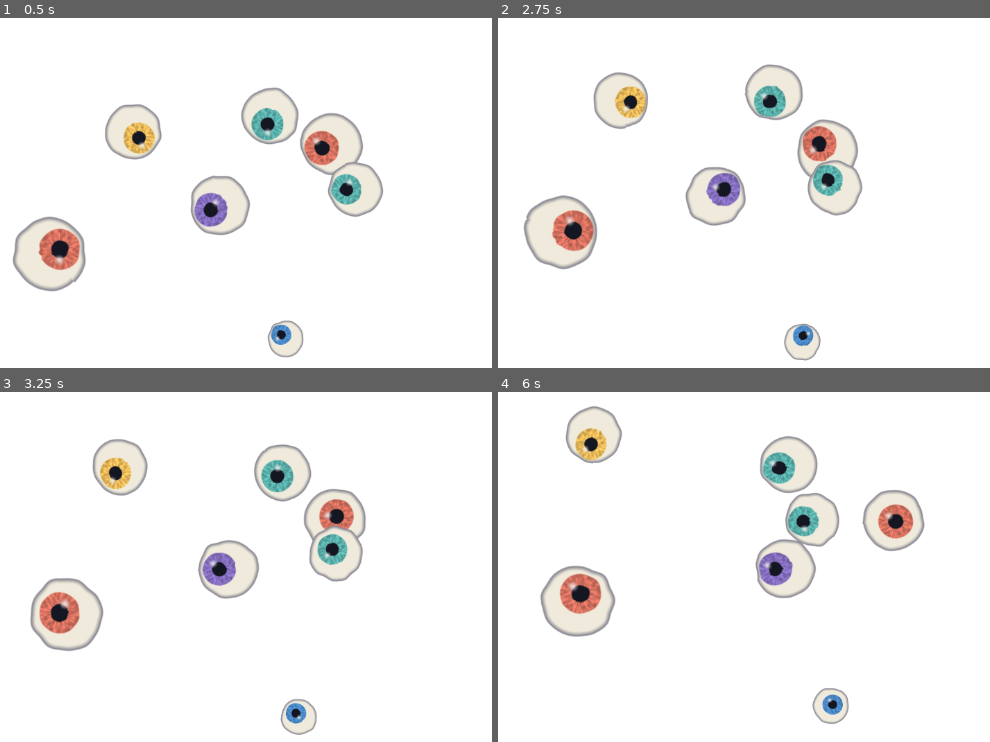
Above: before the commit, frames 1-4 (two rows, left to right).
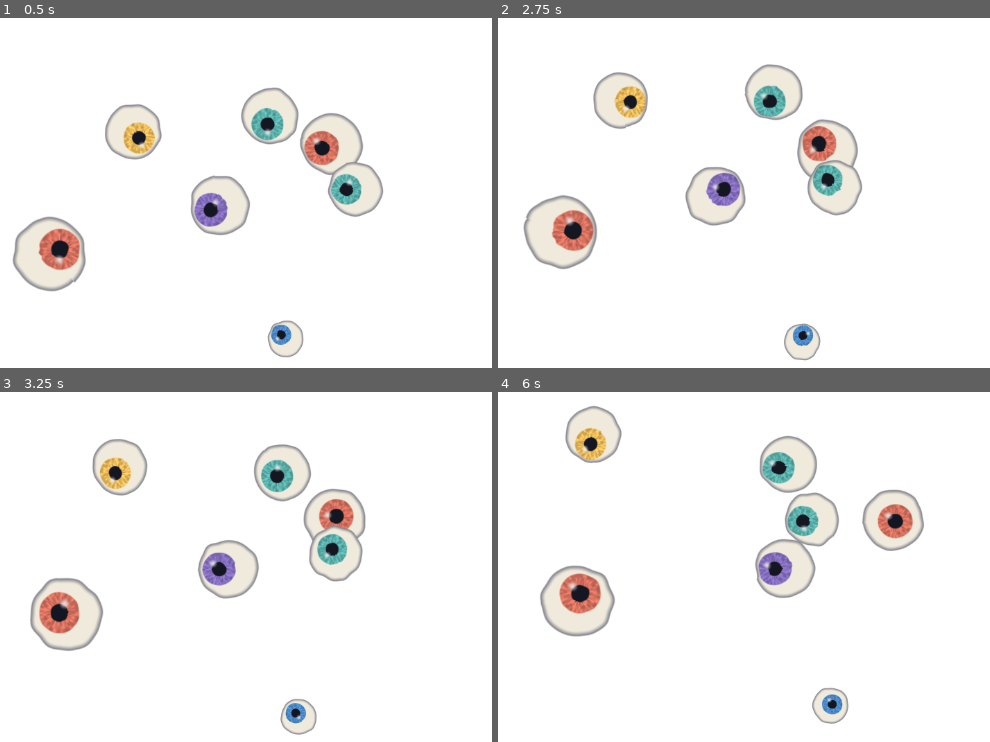
Above: after the commit, the same moments.

Repository: Luan-vP/godot-project-1
Game: Godot game, scene res://features/fluid/demo/fluid_demo.tscn
Two runs of this game, one before a commit and one after it. Both use one fixed random seed, a clock stepped at 60 frames per second and the inputs below.
Inputs (mouse positions are in pixels of both pictures, inside the frame that each line leads up to):
- Up to frame 1 (0.5 s): no input
- Up to frame 2 (2.75 s): tap Enter at 0.5 s; move the mouse to (862, 207) at 0.52 s; tap R at 0.6, 2.3 s; click (862, 207) at 0.67 s; tap Space at 0.77 s; drag from (527, 252) to (645, 319) at 1.27 s; move the mouse to (768, 130) at 2.02 s; hold Shift from 2.03 s (still down); click (768, 130) at 2.17 s
- Up to frame 3 (3.25 s): release Shift at 2.75 s; drag from (147, 693) to (outside the picture) at 2.77 s
- Up to frame 4 (6 s): move the mouse to (926, 672) at 3.52 s; tap Ctrl at 3.6 s; click (926, 672) at 3.67 s; tap Space at 3.77 s; tap R at 3.8, 5.1 s; drag from (outside the picture) to (566, 493) at 4.27 s; move the mouse to (729, 605) at 5.02 s; click (729, 605) at 5.17 s; drag from (566, 493) to (527, 626) at 5.77 s

Frame 1 is identical in both runs. In frame 2, less than 0.1% of the frame differs, in the area x 13-74%, y 21-97%; in frame 3, 0.1%; in frame 4, 0.8%, in the area x 8-87%, y 4-95%.

Commit message:
Fix reset, retention and splat integration
Three findings from review, all real.

reset() did nothing. It set CLEAR_MODE_ONCE on every target, but each pass
repaints its target in full from its source in the same frame, and each
source is cleared later in the nested chain — so the old field was simply
redrawn and R never emptied the tank. The same mistake defeated the
first-frame guard against uninitialised target memory, which was the other
reason that code existed.

Every pass now takes a `blank` uniform and writes zeros while it is held.
One frame is enough because the whole chain blanks together, so the next
frame reads zeros from all of its sources. Writing zeros rather than
multiplying by a gate also survives a NaN, which multiplying would not.

Retention was a fixed per-frame multiplier on a variable time step, so the
water's lifetime depended on the display: dye left 0.994^30 = 0.835 after a
second at 30 fps but 0.994^144 = 0.421 at 144. It is now a fraction per
second raised to the step. The exported defaults are restated in those
units, and FluidConfig.retention_over is a pure function so the property
can be tested rather than reasoned about.

Splats were scaled by the rendered frame's step, but the queue is filled
from _physics_process and flushed on render. At 120 fps over 60 Hz physics
only half the frames carried a submission, each scaled by the shorter render
step; at 30 fps two submissions arrived per frame and each was scaled by the
full step, roughly doubling. add_velocity_impulse and add_paint now take the
caller's own duration and submit an already-integrated quantity, and the
shaders no longer scale splats by the time step.

Co-Authored-By: Claude Opus 5 <noreply@anthropic.com>
Claude-Session: https://claude.ai/code/session_01WFaF2t8c89pfDE1SPnspj2

Diff:
--- a/features/fluid/demo/fluid_demo.gd
+++ b/features/fluid/demo/fluid_demo.gd
@@ -15,6 +15,9 @@
 
 const STIR_RADIUS := 110.0
 const PAINT_RATE := 3.2
+
+## Pigment density dropped in at startup, as a one-shot rather than a rate.
+const SEED_DENSITY := 1.6
 
 var _simulation: FluidSimulation
 var _last_mouse: Vector2 = Vector2.ZERO
@@ -49,7 +52,7 @@
 	# A tank that starts as flat colour looks like a bug. Seed it.
 	for i in SEED_BLOBS:
 		var where := Vector2(randf(), randf()) * extent
-		_simulation.add_paint(where, _palette[i % _palette.size()], 90.0, 150.0)
+		_simulation.add_paint(where, _palette[i % _palette.size()], SEED_DENSITY, 150.0, 1.0)
 
 	_last_mouse = get_global_mouse_position()
 
@@ -63,8 +66,8 @@
 	if delta <= 0.0 or motion.length() < 0.5:
 		return
 	var color := _palette[int(Time.get_ticks_msec() / 900) % _palette.size()]
-	_simulation.add_velocity_impulse(mouse, motion / delta * STIR_GAIN, STIR_RADIUS)
-	_simulation.add_paint(mouse, color, PAINT_RATE, STIR_RADIUS * 0.6)
+	_simulation.add_velocity_impulse(mouse, motion / delta * STIR_GAIN, STIR_RADIUS, delta)
+	_simulation.add_paint(mouse, color, PAINT_RATE, STIR_RADIUS * 0.6, delta)
 
 
 func _unhandled_key_input(event: InputEvent) -> void:
--- a/features/fluid/fluid_body.gd
+++ b/features/fluid/fluid_body.gd
@@ -70,9 +70,9 @@
 		_contain()
 
 	if wake_strength > 0.0:
-		_simulation.add_velocity_impulse(global_position, slip * wake_strength, wake_radius)
+		_simulation.add_velocity_impulse(global_position, slip * wake_strength, wake_radius, delta)
 	if paint_amount > 0.0:
-		_simulation.add_paint(global_position, paint_color, paint_amount, paint_radius)
+		_simulation.add_paint(global_position, paint_color, paint_amount, paint_radius, delta)
 
 
 ## The drift law, kept pure so it can be checked on its own: pull the body
--- a/features/fluid/fluid_config.gd
+++ b/features/fluid/fluid_config.gd
@@ -24,11 +24,15 @@
 @export var world_size: Vector2 = Vector2(1920.0, 1080.0)
 
 @export_group("Motion")
-## Per-step velocity retention. Below ~0.99 the water goes still very fast.
-@export_range(0.9, 1.0, 0.0005) var velocity_dissipation: float = 0.997
+## Fraction of the velocity field surviving one [b]second[/b]. Applied as
+## pow(value, delta) each step, so the water slows at the same rate whatever
+## the frame rate — a fixed per-frame multiplier ties fluid lifetime to the
+## monitor's refresh.
+@export_range(0.0, 1.0, 0.005) var velocity_dissipation: float = 0.84
 
-## Per-step pigment retention. This is what stops the tank silting up.
-@export_range(0.9, 1.0, 0.0005) var dye_dissipation: float = 0.994
+## Fraction of the pigment surviving one second. This is what stops the tank
+## silting up.
+@export_range(0.0, 1.0, 0.005) var dye_dissipation: float = 0.70
 
 ## How hard energy is pushed back into existing swirls. Zero gives smooth,
 ## syrupy drift; high values give a churning, restless medium.
@@ -67,3 +71,11 @@
 ## Size of one simulation cell in world pixels.
 func cell_size() -> Vector2:
 	return world_size / float(maxi(simulation_resolution, 1))
+
+
+## Fraction of a field surviving a step of [param delta] seconds, given a
+## per-second retention. Kept separate and pure because the alternative — a
+## fixed multiplier per frame — decays at wildly different rates on a 30 Hz
+## and a 144 Hz display, and that is not visible by reading the shader.
+static func retention_over(per_second: float, delta: float) -> float:
+	return pow(clampf(per_second, 0.0, 1.0), maxf(delta, 0.0))
--- a/features/fluid/fluid_pass.gd
+++ b/features/fluid/fluid_pass.gd
@@ -49,8 +49,3 @@
 
 func set_param(param_name: String, value: Variant) -> void:
 	material.set_shader_parameter(param_name, value)
-
-
-## Blank the render target on the next frame, dropping accumulated state.
-func clear_target() -> void:
-	viewport.render_target_clear_mode = SubViewport.CLEAR_MODE_ONCE
--- a/features/fluid/fluid_simulation.gd
+++ b/features/fluid/fluid_simulation.gd
@@ -43,6 +43,11 @@
 
 ## Pressure relaxation needs at least two targets to ping-pong between.
 const MIN_PRESSURE_PASSES := 2
+
+## Frames the chain is forced to write zeros for when emptying. One is enough:
+## every pass blanks in the same frame, so the next frame reads zeros from all
+## of its sources.
+const BLANK_FRAMES := 1
 
 ## How the tank moves. A default is created if none is assigned.
 @export var config: FluidConfig
@@ -67,6 +72,8 @@
 var _dye_paints: Array[Vector4] = []
 var _dye_weights: Array[float] = []
 var _elapsed: float = 0.0
+var _blank_frames: int = 0
+var _blanking: bool = false
 var _frames_to_readback: int = 1
 var _built: bool = false
 
@@ -87,10 +94,18 @@
 	_elapsed += delta
 	# Cheap, and it means moving the tank node is not a silent footgun.
 	_field.configure_world(get_world_rect(), config.cell_size())
+	_update_blanking()
 	var step := minf(delta, config.max_time_step)
 	_velocity.set_param("time_step", step)
 	_velocity.set_param("elapsed", _elapsed)
 	_dye_advect.set_param("time_step", step)
+	# Retention has to be recomputed per step: the solve runs once per rendered
+	# frame with a variable delta, so a fixed multiplier would decay far faster
+	# at 144 fps than at 30.
+	_velocity.set_param(
+		"dissipation", FluidConfig.retention_over(config.velocity_dissipation, step)
+	)
+	_dye_advect.set_param("dissipation", FluidConfig.retention_over(config.dye_dissipation, step))
 	_flush_splats()
 	_read_back()
 
@@ -124,15 +139,21 @@
 	return null if not _built else _project.texture()
 
 
-## Push the fluid. [param world_acceleration] is in pixels/second^2 and
-## [param radius_pixels] is the Gaussian falloff of the push.
+## Push the fluid. [param world_acceleration] is in pixels/second^2, applied
+## for [param duration] seconds, and [param radius_pixels] is the Gaussian
+## falloff of the push.
+##
+## Pass the [b]caller's own[/b] delta as the duration, never the rendered
+## frame's. The queue is filled from physics and flushed on render, so scaling
+## by the render step would under-integrate when rendering outruns physics and
+## double-count when it lags.
 func add_velocity_impulse(
-	world_position: Vector2, world_acceleration: Vector2, radius_pixels: float
+	world_position: Vector2, world_acceleration: Vector2, radius_pixels: float, duration: float
 ) -> void:
-	if not _built:
+	if not _built or duration <= 0.0:
 		return
 	var uv := _field.world_to_uv(world_position)
-	var cells := _field.world_to_cell_velocity(world_acceleration)
+	var cells := _field.world_to_cell_velocity(world_acceleration * duration)
 	var radius := _radius_to_uv(radius_pixels)
 	_push_splat(
 		_velocity_slots,
@@ -144,11 +165,16 @@
 	)
 
 
-## Deposit pigment. [param amount] is density laid down per second, so a body
-## that sits still keeps staining the water under it.
-func add_paint(world_position: Vector2, color: Color, amount: float, radius_pixels: float) -> void:
-	if not _built or amount <= 0.0:
-		return
+## Deposit pigment. [param amount] is density laid down per second, applied for
+## [param duration] seconds, so a body that sits still keeps staining the water
+## under it. As with [method add_velocity_impulse], the duration is the
+## caller's own delta.
+func add_paint(
+	world_position: Vector2, color: Color, amount: float, radius_pixels: float, duration: float
+) -> void:
+	if not _built or amount <= 0.0 or duration <= 0.0:
+		return
+	var deposited := amount * duration
 	var uv := _field.world_to_uv(world_position)
 	var radius := _radius_to_uv(radius_pixels)
 	_push_splat(
@@ -156,17 +182,21 @@
 		_dye_paints,
 		_dye_weights,
 		Vector4(uv.x, uv.y, radius, 1.0),
-		Vector4(color.r, color.g, color.b, amount),
-		amount * radius
+		Vector4(color.r, color.g, color.b, deposited),
+		deposited * radius
 	)
 
 
 ## Blank the tank: velocity, pressure and pigment all go back to rest.
+##
+## Clearing the render targets does not do this. Every pass repaints its target
+## in full from its source in the same frame, and each source is cleared later
+## in the nested chain, so the old field is simply redrawn. The chain has to be
+## told to write zeros instead.
 func reset() -> void:
 	if not _built:
 		return
-	for step in _chain:
-		step.clear_target()
+	_blank_frames = BLANK_FRAMES
 	_field.clear()
 	_elapsed = 0.0
 
@@ -178,6 +208,16 @@
 	var mode := SubViewport.UPDATE_ALWAYS if simulating else SubViewport.UPDATE_DISABLED
 	for step in _chain:
 		step.viewport.render_target_update_mode = mode
+
+
+func _update_blanking() -> void:
+	var wanted := _blank_frames > 0
+	if wanted != _blanking:
+		_blanking = wanted
+		for step in _chain:
+			step.set_param("blank", _blanking)
+	if _blank_frames > 0:
+		_blank_frames -= 1
 
 
 func _build() -> void:
@@ -212,7 +252,7 @@
 	_wire()
 	# Targets are never cleared during the solve, so their first-frame contents
 	# would otherwise be whatever the driver left there — and a single NaN in a
-	# field that feeds itself never washes out.
+	# field that feeds itself never washes out. Blanking writes real zeros.
 	reset()
 
 
@@ -223,7 +263,6 @@
 	# Advection reads last frame's projected field: that loop is the time step.
 	_velocity.set_param("velocity_tex", _project.texture())
 	_velocity.set_param("texel_size", texel)
-	_velocity.set_param("dissipation", config.velocity_dissipation)
 	_velocity.set_param("vorticity_strength", config.vorticity)
 	_velocity.set_param("ambient_strength", config.ambient_current)
 	_velocity.set_param("ambient_scale", config.ambient_scale)
@@ -249,7 +288,6 @@
 	_dye_advect.set_param("velocity_tex", _project.texture())
 	_dye_advect.set_param("dye_tex", _dye_store.texture())
 	_dye_advect.set_param("texel_size", texel)
-	_dye_advect.set_param("dissipation", config.dye_dissipation)
 	_dye_advect.set_param("splat_aspect", aspect)
 
 	_dye_store.set_param("source_tex", _dye_advect.texture())
--- a/features/fluid/shaders/copy.gdshader
+++ b/features/fluid/shaders/copy.gdshader
@@ -7,6 +7,17 @@
 
 uniform sampler2D source_tex : filter_linear, repeat_disable, hint_default_black;
 
+// Held true for one frame to empty the tank. Clearing the render targets
+// cannot do this: every pass repaints from its source in the same frame,
+// and sources are cleared later in the nested chain, so the old field
+// survives. Writing zeros here also makes the first frame well-defined
+// without trusting whatever the driver left in the target.
+uniform bool blank = false;
+
 void fragment() {
 	COLOR = texture(source_tex, UV);
+
+	if (blank) {
+		COLOR = vec4(0.0);
+	}
 }
--- a/features/fluid/shaders/divergence.gdshader
+++ b/features/fluid/shaders/divergence.gdshader
@@ -7,6 +7,13 @@
 
 uniform sampler2D velocity_tex : filter_linear, repeat_disable, hint_default_black;
 uniform vec2 texel_size = vec2(1.0 / 256.0);
+
+// Held true for one frame to empty the tank. Clearing the render targets
+// cannot do this: every pass repaints from its source in the same frame,
+// and sources are cleared later in the nested chain, so the old field
+// survives. Writing zeros here also makes the first frame well-defined
+// without trusting whatever the driver left in the target.
+uniform bool blank = false;
 
 void fragment() {
 	vec2 centre = texture(velocity_tex, UV).xy;
@@ -29,4 +36,8 @@
 	}
 
 	COLOR = vec4(0.5 * ((right - left) + (top - bottom)), 0.0, 0.0, 1.0);
+
+	if (blank) {
+		COLOR = vec4(0.0);
+	}
 }
--- a/features/fluid/shaders/dye.gdshader
+++ b/features/fluid/shaders/dye.gdshader
@@ -13,6 +13,13 @@
 uniform sampler2D dye_tex : filter_linear, repeat_disable, hint_default_black;
 uniform vec2 texel_size = vec2(1.0 / 256.0);
 uniform float time_step = 0.0166;
+
+// Held true for one frame to empty the tank. Clearing the render targets
+// cannot do this: every pass repaints from its source in the same frame,
+// and sources are cleared later in the nested chain, so the old field
+// survives. Writing zeros here also makes the first frame well-defined
+// without trusting whatever the driver left in the target.
+uniform bool blank = false;
 uniform float dissipation = 0.994;
 uniform float max_density = 6.0;
 
@@ -22,7 +29,8 @@
 
 // xy = centre in UV space, z = radius in tank heights, w = 1.0 while in use.
 uniform vec4 splats[16];
-// rgb = pigment, a = deposition rate in density/second.
+// rgb = pigment, a = an already-integrated density (rate times the
+// submitter's own duration), so it must NOT be scaled by the time step.
 uniform vec4 splat_paint[16];
 
 void fragment() {
@@ -38,9 +46,13 @@
 		vec2 offset = (UV - splats[i].xy) * splat_aspect;
 		float radius = max(splats[i].z, 1e-4);
 		float falloff = exp(-dot(offset, offset) / (radius * radius));
-		float deposited = splat_paint[i].a * falloff * time_step;
+		float deposited = splat_paint[i].a * falloff;
 		dye += vec4(splat_paint[i].rgb * deposited, deposited);
 	}
 
 	COLOR = clamp(dye, vec4(0.0), vec4(max_density));
+
+	if (blank) {
+		COLOR = vec4(0.0);
+	}
 }
--- a/features/fluid/shaders/pressure.gdshader
+++ b/features/fluid/shaders/pressure.gdshader
@@ -10,6 +10,13 @@
 uniform sampler2D divergence_tex : filter_linear, repeat_disable, hint_default_black;
 uniform vec2 texel_size = vec2(1.0 / 256.0);
 
+// Held true for one frame to empty the tank. Clearing the render targets
+// cannot do this: every pass repaints from its source in the same frame,
+// and sources are cleared later in the nested chain, so the old field
+// survives. Writing zeros here also makes the first frame well-defined
+// without trusting whatever the driver left in the target.
+uniform bool blank = false;
+
 void fragment() {
 	float right = texture(pressure_tex, UV + vec2(texel_size.x, 0.0)).x;
 	float left = texture(pressure_tex, UV - vec2(texel_size.x, 0.0)).x;
@@ -18,4 +25,8 @@
 	float divergence = texture(divergence_tex, UV).x;
 
 	COLOR = vec4((left + right + bottom + top - divergence) * 0.25, 0.0, 0.0, 1.0);
+
+	if (blank) {
+		COLOR = vec4(0.0);
+	}
 }
--- a/features/fluid/shaders/project.gdshader
+++ b/features/fluid/shaders/project.gdshader
@@ -7,6 +7,13 @@
 uniform sampler2D velocity_tex : filter_linear, repeat_disable, hint_default_black;
 uniform sampler2D pressure_tex : filter_linear, repeat_disable, hint_default_black;
 uniform vec2 texel_size = vec2(1.0 / 256.0);
+
+// Held true for one frame to empty the tank. Clearing the render targets
+// cannot do this: every pass repaints from its source in the same frame,
+// and sources are cleared later in the nested chain, so the old field
+// survives. Writing zeros here also makes the first frame well-defined
+// without trusting whatever the driver left in the target.
+uniform bool blank = false;
 
 void fragment() {
 	float right = texture(pressure_tex, UV + vec2(texel_size.x, 0.0)).x;
@@ -22,4 +29,8 @@
 	velocity *= min(inside.x, inside.y);
 
 	COLOR = vec4(velocity, 0.0, 1.0);
+
+	if (blank) {
+		COLOR = vec4(0.0);
+	}
 }
--- a/features/fluid/shaders/velocity.gdshader
+++ b/features/fluid/shaders/velocity.gdshader
@@ -13,6 +13,13 @@
 uniform sampler2D velocity_tex : filter_linear, repeat_disable, hint_default_black;
 uniform vec2 texel_size = vec2(1.0 / 256.0);
 uniform float time_step = 0.0166;
+
+// Held true for one frame to empty the tank. Clearing the render targets
+// cannot do this: every pass repaints from its source in the same frame,
+// and sources are cleared later in the nested chain, so the old field
+// survives. Writing zeros here also makes the first frame well-defined
+// without trusting whatever the driver left in the target.
+uniform bool blank = false;
 uniform float dissipation = 0.997;
 uniform float vorticity_strength = 24.0;
 
@@ -25,7 +32,9 @@
 // offset so a blob stays round in a non-square tank.
 uniform vec2 splat_aspect = vec2(1.0, 1.0);
 
-// xy = centre in UV space, zw = impulse in cells/second^2.
+// xy = centre in UV space, zw = an already-integrated impulse in
+// cells/second (acceleration times the submitter's own duration), so it
+// must NOT be scaled by this frame's time step.
 uniform vec4 splats[16];
 // x = radius in tank heights, y = 1.0 while the slot is in use.
 uniform vec4 splat_shape[16];
@@ -72,8 +81,12 @@
 		vec2 offset = (UV - splats[i].xy) * splat_aspect;
 		float radius = max(splat_shape[i].x, 1e-4);
 		float falloff = exp(-dot(offset, offset) / (radius * radius));
-		velocity += splats[i].zw * falloff * time_step;
+		velocity += splats[i].zw * falloff;
 	}
 
 	COLOR = vec4(velocity, 0.0, 1.0);
+
+	if (blank) {
+		COLOR = vec4(0.0);
+	}
 }
--- a/tests/test_fluid_config.gd
+++ b/tests/test_fluid_config.gd
@@ -25,6 +25,24 @@
 	assert_almost_eq(cell.y, 10.0, EPSILON, "Cell height")
 
 
+func test_retention_over_a_full_second_is_the_configured_value() -> void:
+	assert_almost_eq(FluidConfig.retention_over(0.84, 1.0), 0.84, EPSILON, "One second")
+
+
+func test_retention_does_not_depend_on_the_frame_rate() -> void:
+	# The bug this guards against: a fixed per-frame multiplier decays roughly
+	# twice as fast at 144 fps as at 30, so the water's lifetime would depend
+	# on the player's monitor.
+	var slow := 1.0
+	for _i in 30:
+		slow *= FluidConfig.retention_over(0.5, 1.0 / 30.0)
+	var fast := 1.0
+	for _i in 144:
+		fast *= FluidConfig.retention_over(0.5, 1.0 / 144.0)
+	assert_almost_eq(slow, 0.5, EPSILON, "One second at 30 fps")
+	assert_almost_eq(fast, 0.5, EPSILON, "One second at 144 fps")
+
+
 func test_defaults_are_usable() -> void:
 	assert_gt(_config.max_time_step, 0.0, "A zero step would freeze the tank")
 	assert_gt(_config.pressure_iterations, 0, "The pressure solve needs iterations")
Not shown, changed: features/fluid/README.md
